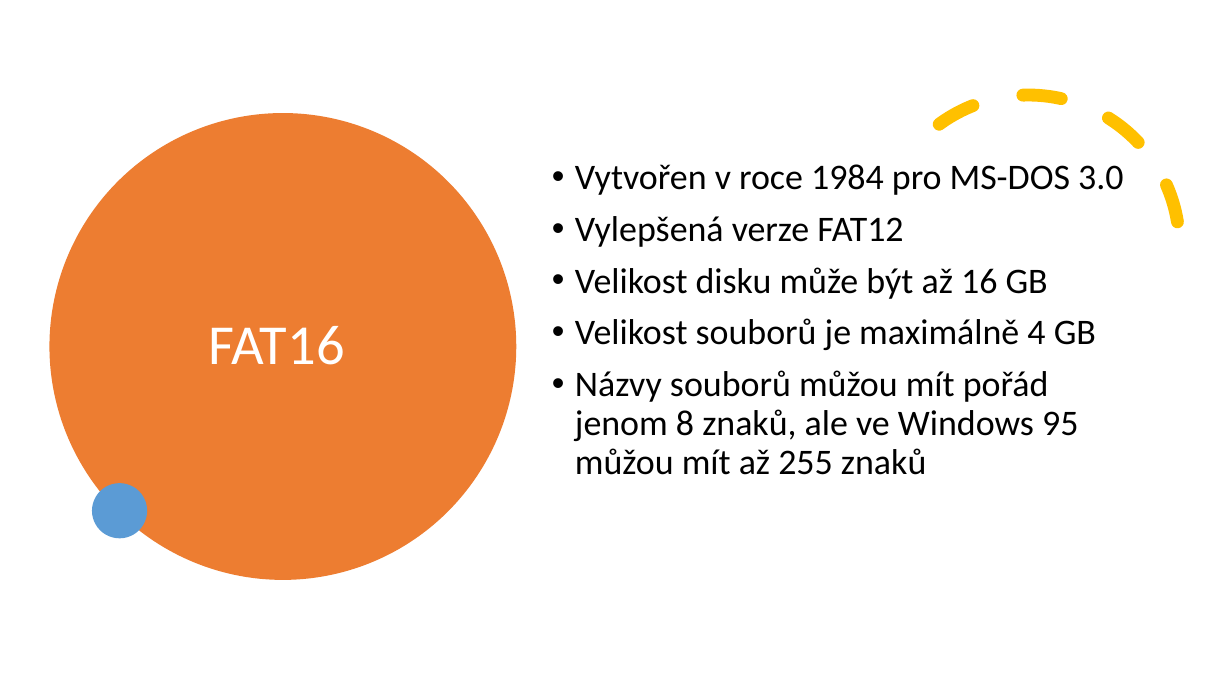
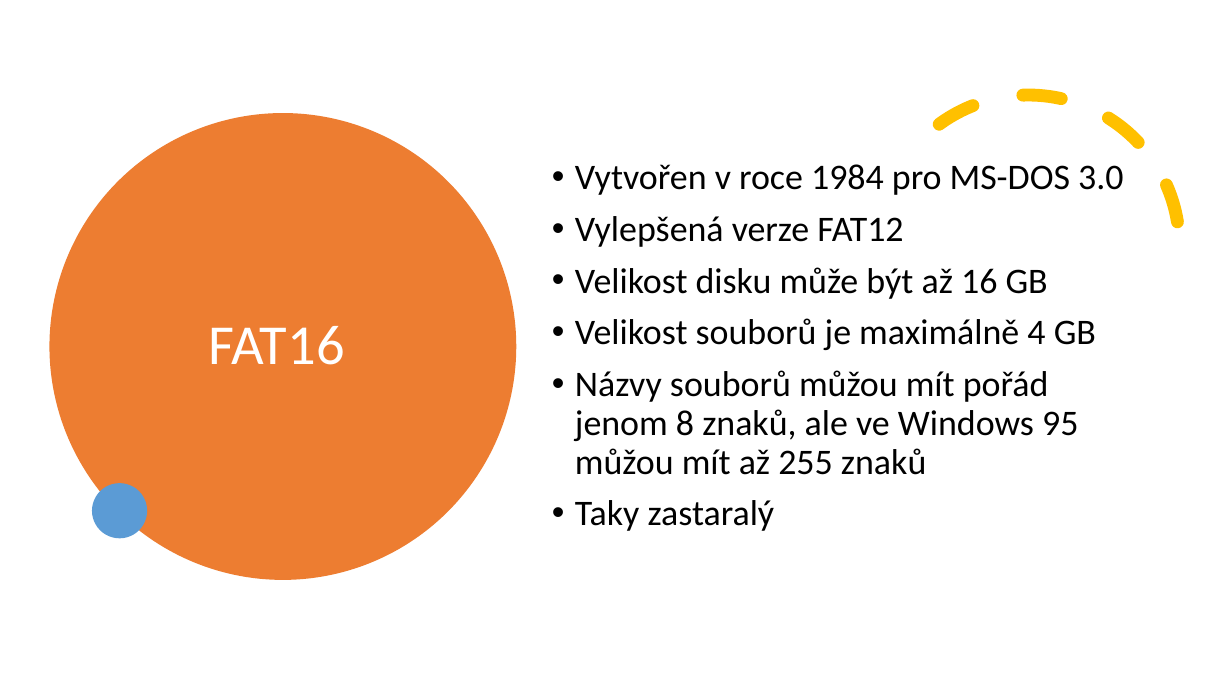
Before and after one commit to horvos/souborovesystemy, a slide deck: slide 4 of horvath.pptx. Drawn at 1232x693 pixels with LibreOffice and Linux fonts; fonts in the diff are those of the drawing. Boxes give left, top, right and bottom in pixels: in the first picture for what was removed or moved away, otherwise in the second. Text is boxed around its words. In the diff, an @@ line names an element or a change of style, - is before the commit and + after.

```diff
--- a/horvath.pptx
+++ b/horvath.pptx
@@ text at box(575, 500, 775, 531): paragraph added @@
+• Taky zastaralý
```
Also in this commit, not shown: 2 other slides changed, 2 slides added.
